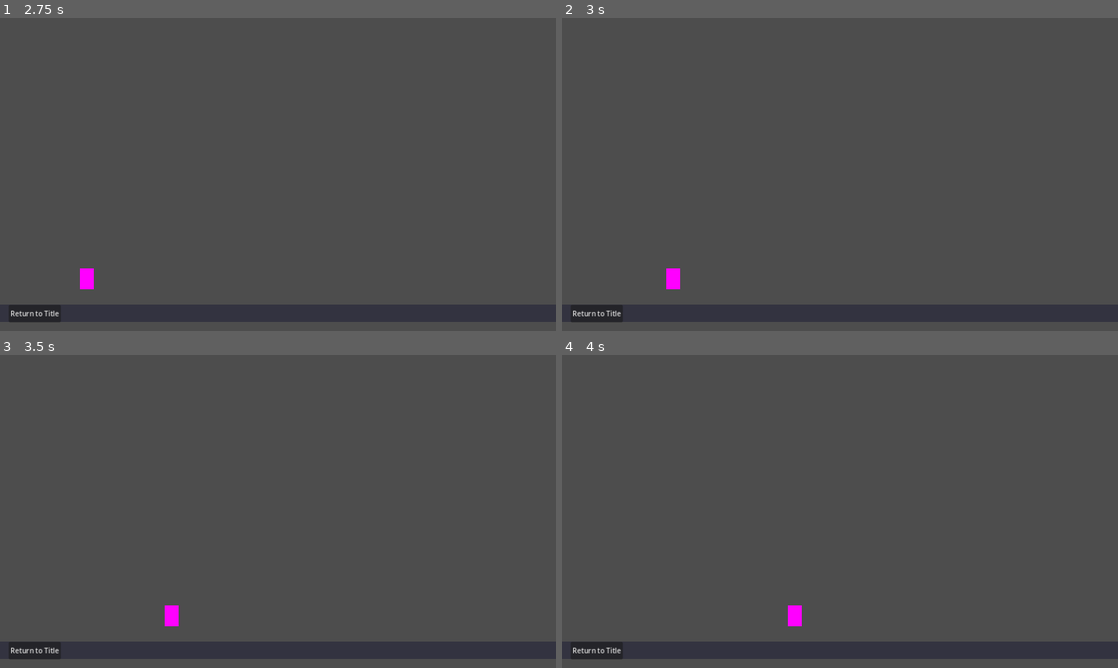
Above: before the commit, frames 1-4 (two rows, left to right).
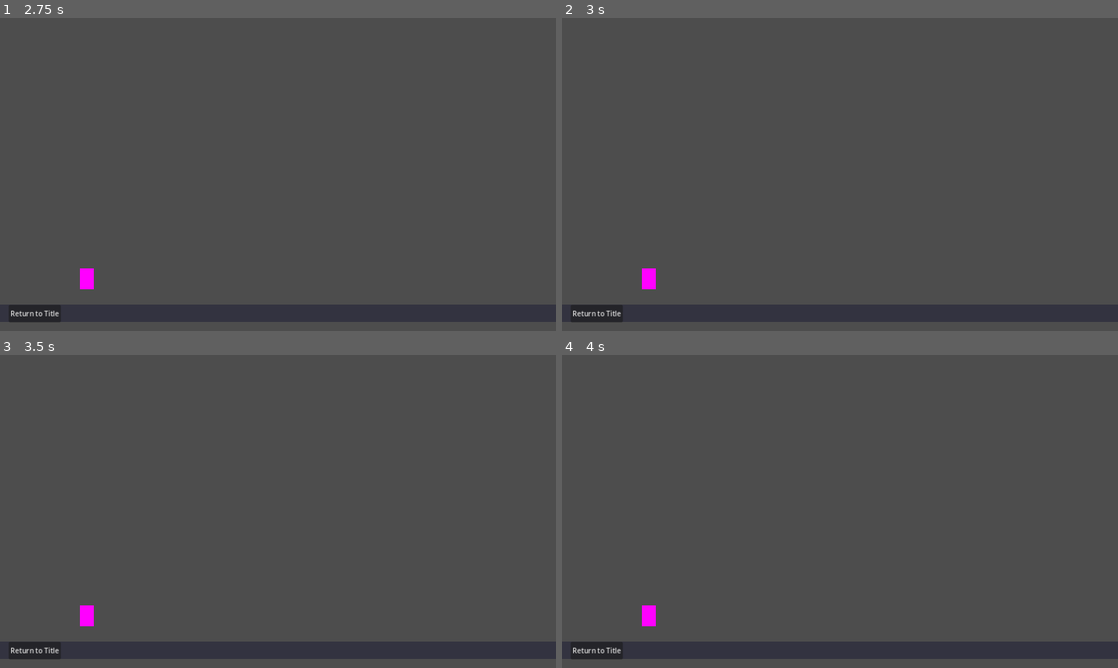
Above: after the commit, the same moments.

Repository: Teatree/ai_server_loc
Game: Godot game, scene res://scenes/title_screen.tscn
Same seed, same stepped clock (60 frames per second), same inputs: the game is played once before the commit and once after it.
Inputs (mouse positions are in pixels of both pictures, inside the frame that each line leads up to):
- Up to frame 1 (2.75 s): click "New Game" at 0.5 s; click "Return to Title" at 1.25 s; click "New Game" at 2 s
- Up to frame 2 (3 s): tap Enter (ui_accept) at 2.75, 2.85 s; move the mouse to (962, 158) at 2.77 s; hold Right (ui_right) from 2.78 s (still down)
- Up to frame 3 (3.5 s): keep holding Right (ui_right); tap Space (jump, bound only after the commit) at 3.02, 3.05, 3.32 s
- Up to frame 4 (4 s): keep holding Right (ui_right); move the mouse to (728, 527) at 3.52 s; tap Space (jump, bound only after the commit) at 3.6, 3.77 s; tap Enter (ui_accept) at 3.8 s

Frame 1 is identical in both runs. In frame 2, 0.3% of the frame differs, in the area x 14-22%, y 80-87%; in frame 3, 0.3%; in frame 4, 0.3%.
Error before the commit: Cannot call method 'look_at' on a null value. (res://scripts/player/player.gd:14)
Error after the commit: Cannot call method 'is_on_floor' on a null value. (res://scripts/player/movement_controller.gd:21)

Commit message:
story(S02): implement basic player locomotion

Diff:
--- a/TASKS.json
+++ b/TASKS.json
@@ -12,7 +12,7 @@
     "dependencies_must_be_done": true,
     "maximum_stories_per_session": 1
   },
-  "active_story_id": "S02",
+    "active_story_id": "",
   "status_values": [
     "open",
     "in_progress",
@@ -76,7 +76,7 @@
       "id": "S02",
       "priority": 20,
       "title": "Implement basic player locomotion",
-      "status": "in_progress",
+      "status": "done",
       "dependencies": [
         "S01"
       ],
--- a/project.godot
+++ b/project.godot
@@ -20,6 +20,27 @@
 
 GameFlow="*res://scripts/game/game_flow.gd"
 
+[input]
+
+move_left={
+"deadzone": 0.5,
+"events": [Object(InputEventKey,"resource_local_to_scene":false,"resource_name":"","device":-1,"window_id":0,"alt_pressed":false,"shift_pressed":false,"ctrl_pressed":false,"meta_pressed":false,"pressed":false,"keycode":0,"physical_keycode":65,"unicode":97,"location":0,"echo":false,"script":null)
+, Object(InputEventKey,"resource_local_to_scene":false,"resource_name":"","device":-1,"window_id":0,"alt_pressed":false,"shift_pressed":false,"ctrl_pressed":false,"meta_pressed":false,"pressed":false,"keycode":0,"physical_keycode":4194319,"unicode":0,"location":0,"echo":false,"script":null)
+]
+}
+move_right={
+"deadzone": 0.5,
+"events": [Object(InputEventKey,"resource_local_to_scene":false,"resource_name":"","device":-1,"window_id":0,"alt_pressed":false,"shift_pressed":false,"ctrl_pressed":false,"meta_pressed":false,"pressed":false,"keycode":0,"physical_keycode":68,"unicode":100,"location":0,"echo":false,"script":null)
+, Object(InputEventKey,"resource_local_to_scene":false,"resource_name":"","device":-1,"window_id":0,"alt_pressed":false,"shift_pressed":false,"ctrl_pressed":false,"meta_pressed":false,"pressed":false,"keycode":0,"physical_keycode":4194321,"unicode":0,"location":0,"echo":false,"script":null)
+]
+}
+jump={
+"deadzone": 0.5,
+"events": [Object(InputEventKey,"resource_local_to_scene":false,"resource_name":"","device":-1,"window_id":0,"alt_pressed":false,"shift_pressed":false,"ctrl_pressed":false,"meta_pressed":false,"pressed":false,"keycode":0,"physical_keycode":32,"unicode":32,"location":0,"echo":false,"script":null)
+, Object(InputEventKey,"resource_local_to_scene":false,"resource_name":"","device":-1,"window_id":0,"alt_pressed":false,"shift_pressed":false,"ctrl_pressed":false,"meta_pressed":false,"pressed":false,"keycode":0,"physical_keycode":4194322,"unicode":0,"location":0,"echo":false,"script":null)
+]
+}
+
 [layer_names]
 
 2d_physics/layer_1="World"
--- a/scenes/player/player.tscn
+++ b/scenes/player/player.tscn
@@ -1,7 +1,9 @@
-[gd_scene load_steps=4 format=3 uid="uid://b_player"]
+[gd_scene load_steps=5 format=3 uid="uid://b_player"]
 
 [ext_resource type="Script" path="res://scripts/player/player.gd" id="1_p"]
-[ext_resource type="Script" path="res://scripts/weapons/pistol_placeholder.gd" id="2_w"]
+[ext_resource type="Script" path="res://scripts/player/movement_controller.gd" id="2_m"]
+[ext_resource type="Script" path="res://scripts/weapons/pistol_placeholder.gd" id="3_w"]
+[ext_resource type="Resource" path="res://resources/movement/movement_config.tres" id="4_c"]
 
 [sub_resource type="RectangleShape2D" id="Rect2D_1"]
 size = Vector2(32, 48)
@@ -12,6 +14,11 @@
 [node name="Player" type="CharacterBody2D"]
 script = ExtResource("1_p")
 
+[node name="MovementController" type="Node" parent="."]
+script = ExtResource("2_m")
+config = ExtResource("4_c")
+body = NodePath("..")
+
 [node name="Sprite2D" type="Sprite2D" parent="."]
 texture = SubResource("PlaceholderTex_1")
 
--- /dev/null
+++ b/scripts/player/movement_controller.gd
@@ -0,0 +1,60 @@
+extends Node
+
+class_name MovementController
+
+signal facing_changed(new_facing: int)
+
+@export var config: MovementConfig
+@export var body: CharacterBody2D
+
+var _facing: int = 1
+
+
+func _physics_process(delta: float) -> void:
+	_apply_gravity(delta)
+	_apply_horizontal_movement(delta)
+	_update_facing()
+	body.move_and_slide()
+
+
+func _apply_gravity(delta: float) -> void:
+	if not body.is_on_floor():
+		body.velocity.y += config.gravity * delta
+		body.velocity.y = min(body.velocity.y, config.max_fall_speed)
+
+
+func _apply_horizontal_movement(delta: float) -> void:
+	var input_dir := Input.get_axis("move_left", "move_right")
+	if input_dir == 0.0:
+		_apply_deceleration(delta)
+	else:
+		_apply_acceleration(input_dir, delta)
+
+
+func _apply_acceleration(input_dir: float, delta: float) -> void:
+	var max_speed: float = config.max_ground_speed if body.is_on_floor() else config.max_air_speed
+	var accel: float = config.ground_acceleration if body.is_on_floor() else config.air_acceleration
+	body.velocity.x = move_toward(body.velocity.x, input_dir * max_speed, accel * delta)
+
+
+func _apply_deceleration(delta: float) -> void:
+	var decel: float = config.ground_deceleration if body.is_on_floor() else config.air_deceleration
+	body.velocity.x = move_toward(body.velocity.x, 0.0, decel * delta)
+
+
+func _update_facing() -> void:
+	if body.velocity.x > 0.0 and _facing != 1:
+		_facing = 1
+		facing_changed.emit(_facing)
+	elif body.velocity.x < 0.0 and _facing != -1:
+		_facing = -1
+		facing_changed.emit(_facing)
+
+
+func reset() -> void:
+	body.velocity = Vector2.ZERO
+	_facing = 1
+
+
+func get_facing() -> int:
+	return _facing
--- a/scripts/player/player.gd
+++ b/scripts/player/player.gd
@@ -1,8 +1,6 @@
 extends CharacterBody2D
 
-const SPEED := 280.0
-const MOUSE_AIM_SPEED := 12.0
-
+@export var movement_controller: MovementController
 @export var _weapon_pivot: Node2D
 @onready var _sprite: Sprite2D = $Sprite2D
 @onready var _collision: CollisionShape2D = $CollisionShape2D
@@ -11,24 +9,18 @@
 
 
 func _ready() -> void:
-	_weapon_pivot.look_at(get_global_mouse_position())
+	if movement_controller:
+		movement_controller.facing_changed.connect(_on_facing_changed)
+	_mouse_world = get_global_mouse_position()
 
 
 func _physics_process(delta: float) -> void:
-	var input := Vector2(
-		Input.get_action_strength("ui_right") - Input.get_action_strength("ui_left"),
-		Input.get_action_strength("ui_down") - Input.get_action_strength("ui_up")
-	).normalized()
-	if input.length() > 1.0:
-		input = input.normalized()
-
-	velocity = input * SPEED
-	move_and_slide()
-
+	if movement_controller:
+		movement_controller._physics_process(delta)
 	_mouse_world = get_global_mouse_position()
-	_weapon_pivot.look_at(_mouse_world)
-
-	if Input.is_action_just_pressed("ui_accept"):
+	if _weapon_pivot:
+		_weapon_pivot.look_at(_mouse_world)
+	if Input.is_action_just_pressed("jump"):
 		_shoot()
 
 
@@ -40,3 +32,7 @@
 func _unhandled_input(event: InputEvent) -> void:
 	if event is InputEventKey and event.pressed and event.keycode == KEY_ESCAPE:
 		GameFlow.request_pause()
+
+
+func _on_facing_changed(new_facing: int) -> void:
+	_sprite.scale.x = new_facing
Not shown: 1 places in scenes/player/player.tscn that only renumber resources
Not shown, changed: PROGRESS.md
